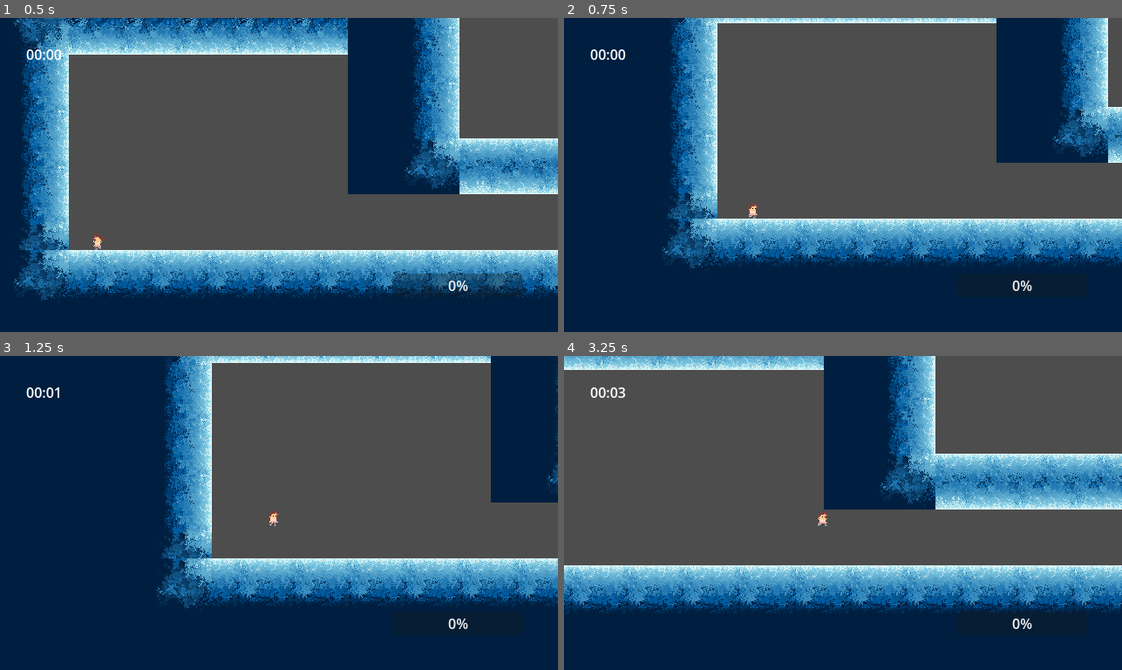
Above: before the commit, frames 1-4 (two rows, left to right).
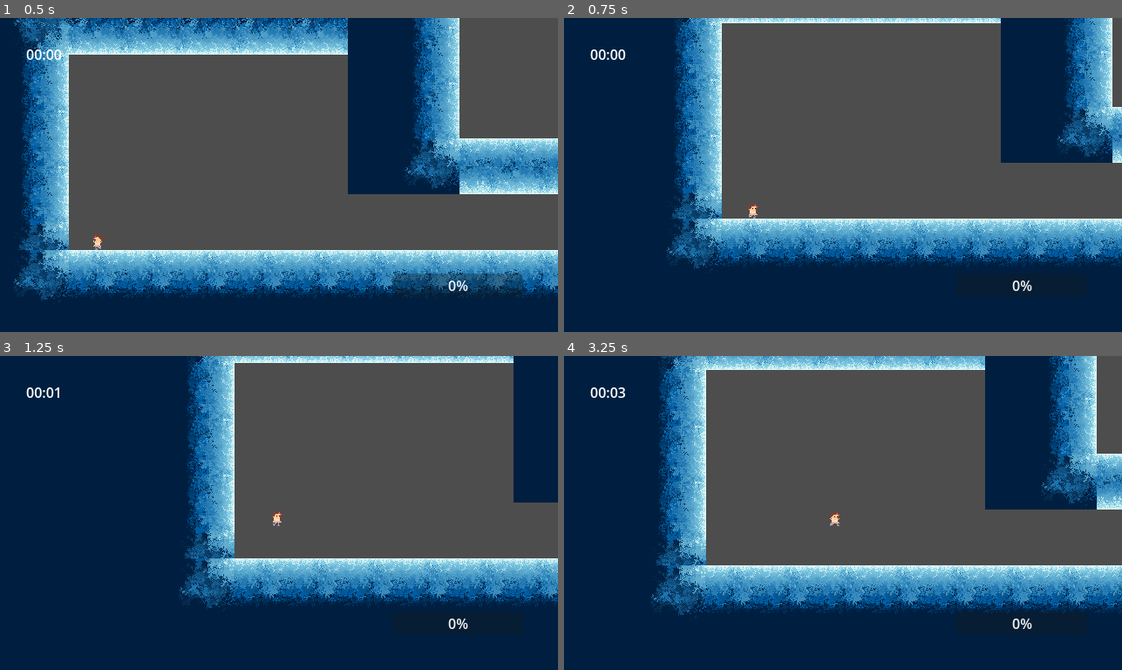
Above: after the commit, the same moments.

Repository: Bitsilisk/speedjam-8
Game: Godot game, scene res://scenes/testbed.tscn
The game is run twice, just before and just after one commit, with the same random seed, the same clock (stepped at 60 frames per second) and the same inputs.
Inputs (mouse positions are in pixels of both pictures, inside the frame that each line leads up to):
- Up to frame 1 (0.5 s): no input
- Up to frame 2 (0.75 s): tap Enter (enter) at 0.5 s; move the mouse to (965, 159) at 0.52 s; hold D (move_right) from 0.53 s (still down); hold Shift (use_flow, bound only after the commit) from 0.53 s (still down); click (965, 159) at 0.67 s
- Up to frame 3 (1.25 s): keep holding D (move_right); keep holding Shift (use_flow, bound only after the commit); tap Space (jump) at 0.77 s
- Up to frame 4 (3.25 s): move the mouse to (731, 528) at 1.27 s; release D (move_right) at 1.28 s; release Shift (use_flow, bound only after the commit) at 1.28 s; hold Down (down) 1.28-2.03 s; tap Enter (enter) at 1.35 s; tap Space (jump) at 1.52, 3.02 s; tap Shift (use_flow, bound only after the commit) at 1.55, 3.05 s; move the mouse to (898, 443) at 2.02 s; hold D (move_right) 2.03-2.78 s; hold Shift (use_flow, bound only after the commit) 2.03-2.78 s; move the mouse to (815, 575) at 2.77 s; hold Up (up) from 2.78 s (still down); tap F at 2.85 s; click (815, 575) at 2.92 s

Frame 1 is identical in both runs. In frame 2, 12% of the frame differs, in the area x 17-100%, y 0-80%; in frame 3, 15%; in frame 4, 47%, in the area x 0-100%, y 0-83%.

Commit message:
New flow mechanics.

Diff:
--- a/project.godot
+++ b/project.godot
@@ -77,11 +77,13 @@
 up={
 "deadzone": 0.5,
 "events": [Object(InputEventKey,"resource_local_to_scene":false,"resource_name":"","device":-1,"window_id":0,"alt_press …(195 unchanged characters)…
+, Object(InputEventKey,"resource_local_to_scene":false,"resource_name":"","device":-1,"window_id":0,"alt_pressed":false,"shift_pressed":false,"ctrl_pressed":false,"meta_pressed":false,"pressed":false,"keycode":0,"physical_keycode":87,"key_label":0,"unicode":119,"location":0,"echo":false,"script":null)
 ]
 }
 down={
 "deadzone": 0.5,
 "events": [Object(InputEventKey,"resource_local_to_scene":false,"resource_name":"","device":-1,"window_id":0,"alt_press …(195 unchanged characters)…
+, Object(InputEventKey,"resource_local_to_scene":false,"resource_name":"","device":-1,"window_id":0,"alt_pressed":false,"shift_pressed":false,"ctrl_pressed":false,"meta_pressed":false,"pressed":false,"keycode":0,"physical_keycode":83,"key_label":0,"unicode":115,"location":0,"echo":false,"script":null)
 ]
 }
 left={
@@ -94,14 +96,14 @@
 "events": [Object(InputEventKey,"resource_local_to_scene":false,"resource_name":"","device":-1,"window_id":0,"alt_press …(195 unchanged characters)…
 ]
 }
-flow_release={
+use_flow={
 "deadzone": 0.5,
-"events": [Object(InputEventKey,"resource_local_to_scene":false,"resource_name":"","device":-1,"window_id":0,"alt_pressed":false,"shift_pressed":false,"ctrl_pressed":false,"meta_pressed":false,"pressed":false,"keycode":0,"physical_keycode":4194325,"key_label":0,"unicode":0,"location":0,"echo":false,"script":null)
+"events": [Object(InputEventKey,"resource_local_to_scene":false,"resource_name":"","device":0,"window_id":0,"alt_pressed":false,"shift_pressed":false,"ctrl_pressed":false,"meta_pressed":false,"pressed":false,"keycode":0,"physical_keycode":4194325,"key_label":0,"unicode":0,"location":1,"echo":false,"script":null)
 ]
 }
-use_flow={
+dash={
 "deadzone": 0.5,
-"events": [Object(InputEventKey,"resource_local_to_scene":false,"resource_name":"","device":-1,"window_id":0,"alt_pressed":false,"shift_pressed":false,"ctrl_pressed":false,"meta_pressed":false,"pressed":false,"keycode":0,"physical_keycode":4194325,"key_label":0,"unicode":0,"location":0,"echo":false,"script":null)
+"events": [Object(InputEventKey,"resource_local_to_scene":false,"resource_name":"","device":0,"window_id":0,"alt_pressed":false,"shift_pressed":false,"ctrl_pressed":false,"meta_pressed":false,"pressed":false,"keycode":0,"physical_keycode":4194325,"key_label":0,"unicode":0,"location":2,"echo":false,"script":null)
 ]
 }
 
--- a/scenes/player.gd
+++ b/scenes/player.gd
@@ -1,13 +1,14 @@
 extends CharacterBody2D
 
 const SLAM_SENSITIVITY:float = 10
-const TOP_SPEED:float = 300
-const TOP_FLOW_SPEED:float = 500
-const SPEED:float = .25
+const TOP_SPEED:float = 200
+const TOP_FLOW_SPEED:float = 400
+const SPEED:float = .1
 const JUMP_SPEED:float = 300
+const DASH_SPEED:float = 500
 const WALL_DISTANCE:int = 16
 const COYOTE_LENGTH:float = .1
-const FLOW_SPEED_PERCENT:float = .75
+const FLOW_SPEED_PERCENT:float = .9
 const FLOW_BUILD_RATE = 10
 const FLOW_DECAY_RATE = 1
 
@@ -56,27 +57,35 @@
 			jump()
 			sfx_jump.play()
 		else:
-			var new_direction = get_input_direction()
-			var new_velocity:float = new_direction * SPEED * delta * 1000.
-			if abs(velocity.x + new_velocity) < get_top_speed():
-				if new_direction != sign(last_velocity.x):
-					new_velocity *= 2
-				velocity.x += new_velocity
+			apply_horizontal_movement(delta, 1)
 	else:
+		if using_flow:
+			apply_horizontal_movement(delta, 2)
 		if jump_input and forward_raycast.is_colliding():
 			velocity.x = get_top_speed() * -sign(last_velocity.x)
 			jump()
 			sfx_wallkick.play()
 
-	if Input.is_action_pressed("use_flow") and not is_zero_approx(player_ui.flow_bar.value):
+	if Input.is_action_pressed("use_flow") and not is_zero_approx(player_ui.flow_bar.value) and not is_on_floor():
 		flow += FLOW_BUILD_RATE
-		player_ui.flow_bar.value -= 0.5
+		player_ui.flow_bar.value -= 2
 		heart_particales.emitting = true
 		using_flow = true
 	else:
 		heart_particales.emitting = false
 		using_flow = false
 		flow = max(0, flow-FLOW_DECAY_RATE)
+
+	if Input.is_action_just_pressed("dash"):
+		dash()
+
+func apply_horizontal_movement(delta:float, multiplier:float=1):
+	var new_direction = get_input_direction()
+	var new_velocity:float = new_direction * SPEED * delta * 1000.
+	if abs(velocity.x + new_velocity) < get_top_speed():
+		if new_direction != sign(last_velocity.x):
+			new_velocity *= 2
+		velocity.x += new_velocity
 
 func get_top_speed():
 	return min(TOP_FLOW_SPEED, TOP_SPEED + flow)
@@ -90,7 +99,6 @@
 	if movement_direction == 0:
 		var on_floor:bool = is_on_floor()
 		if abs(last_velocity.x) >= TOP_SPEED-SLAM_SENSITIVITY and on_floor:
-			sfx_splat.play()
 			stunned = true
 			on_wall = false
 		elif not on_floor:
@@ -98,6 +106,16 @@
 	else:
 		stunned = false
 		on_wall = false
+
+func dash():
+#	Gets the direction of the dash, fun fact Input.get_vector() has a weird bug where it's slightly off tilt.
+#	I aint dealing with that issue again.
+	if not player_ui.flow_bar.value == 100:
+		return
+	velocity.x = DASH_SPEED * sign(last_velocity.x)
+	velocity.y = 0
+	player_ui.flow_bar.value = 0
+
 
 func jump():
 	stunned = false
@@ -114,7 +132,5 @@
 	return abs(velocity.x) > TOP_SPEED * FLOW_SPEED_PERCENT
 
 func check_flow_state():
-	if is_flow_speed():
+	if is_flow_speed() and is_on_floor():
 		player_ui.flow_bar.value += 1
-	else:
-		player_ui.flow_bar.value -= 1
--- a/scenes/player.tscn
+++ b/scenes/player.tscn
@@ -49,6 +49,18 @@
 "update": 1,
 "values": [28, 29, 30, 31, 32, 33]
 }
+tracks/1/type = "value"
+tracks/1/imported = false
+tracks/1/enabled = true
+tracks/1/path = NodePath("sfx_splat:playing")
+tracks/1/interp = 1
+tracks/1/loop_wrap = true
+tracks/1/keys = {
+"times": PackedFloat32Array(0),
+"transitions": PackedFloat32Array(1),
+"update": 1,
+"values": [true]
+}
 
 [sub_resource type="Animation" id="Animation_nchdu"]
 length = 0.7
@@ -225,8 +237,24 @@
 "values": [46, 47, 48]
 }
 
+[sub_resource type="Animation" id="Animation_gfffn"]
+length = 0.001
+tracks/0/type = "value"
+tracks/0/imported = false
+tracks/0/enabled = true
+tracks/0/path = NodePath("sfx_splat:playing")
+tracks/0/interp = 1
+tracks/0/loop_wrap = true
+tracks/0/keys = {
+"times": PackedFloat32Array(0),
+"transitions": PackedFloat32Array(1),
+"update": 1,
+"values": [true]
+}
+
 [sub_resource type="AnimationLibrary" id="AnimationLibrary_we8nw"]
 _data = {
+"RESET": SubResource("Animation_gfffn"),
 "air": SubResource("Animation_l1f8a"),
 "crying_left": SubResource("Animation_rf4jh"),
 "crying_right": SubResource("Animation_k4x4n"),
@@ -285,7 +313,7 @@
 texture = ExtResource("2_5ntw6")
 hframes = 8
 vframes = 7
-frame = 28
+frame = 22
 metadata/_aseprite_wizard_interface_config_ = {
 "pending_changes": {}
 }
--- a/scenes/player_ui.tscn
+++ b/scenes/player_ui.tscn
@@ -1,12 +1,12 @@
 [gd_scene load_steps=8 format=3 uid="uid://dyxx0rqk7uwp5"]
 
 [ext_resource type="Script" path="res://player_ui.gd" id="1_in8xn"]
-[ext_resource type="Texture2D" path="res://assets/ui/arrow_up.png" id="2_gvou3"]
+[ext_resource type="Texture2D" uid="uid://w7ksjnesw8i1" path="res://assets/art/ui/arrow_up.png" id="2_gvou3"]
 [ext_resource type="PackedScene" uid="uid://b2kupenuwne5a" path="res://scenes/pause_menu.tscn" id="2_shlir"]
 [ext_resource type="Script" path="res://scenes/combo_container.gd" id="2_ysbhn"]
-[ext_resource type="Texture2D" path="res://assets/ui/arrow_left.png" id="4_p338t"]
-[ext_resource type="Texture2D" path="res://assets/ui/arrow_right.png" id="5_bmf7v"]
-[ext_resource type="Texture2D" path="res://assets/ui/arrow_down.png" id="6_2xcan"]
+[ext_resource type="Texture2D" uid="uid://25m70lysotvt" path="res://assets/art/ui/arrow_left.png" id="4_p338t"]
+[ext_resource type="Texture2D" uid="uid://b4xu4hgfiqnwy" path="res://assets/art/ui/arrow_right.png" id="5_bmf7v"]
+[ext_resource type="Texture2D" uid="uid://7ixm3nq41vg4" path="res://assets/art/ui/arrow_down.png" id="6_2xcan"]
 
 [node name="player_ui" type="CanvasLayer" groups=["player_ui"]]
 layer = 2
Not shown: 1 places in scenes/player.tscn that only renumber resources
